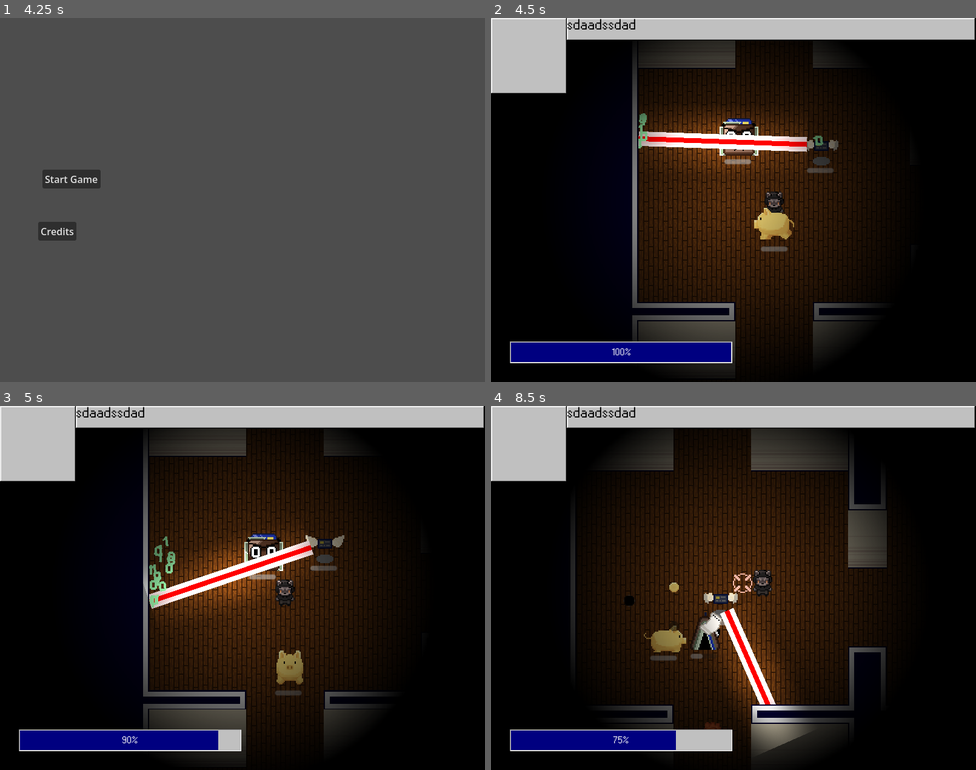
Above: before the commit, frames 1-4 (two rows, left to right).
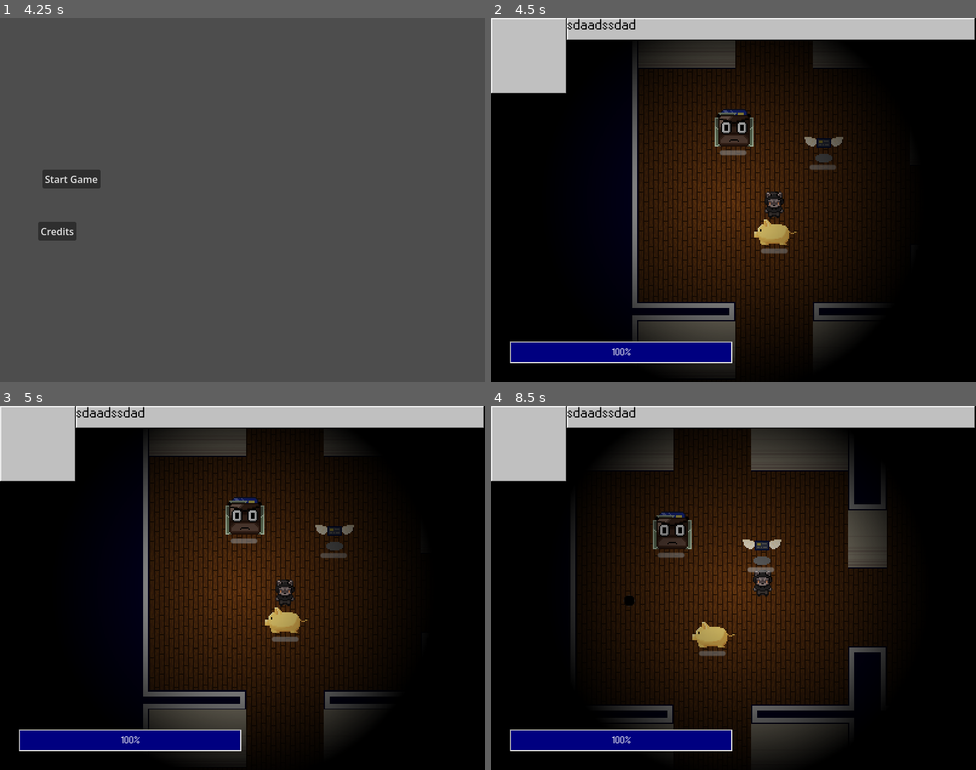
Above: after the commit, the same moments.

Repository: ygda-org/stock-strikers
Game: Godot game, scene res://main/startup_scene.tscn
Same seed, same stepped clock (60 frames per second), same inputs: the game is played once before the commit and once after it. Sound files missing from this copy of the repository are replaced by a short silence.
Inputs (mouse positions are in pixels of both pictures, inside the frame that each line leads up to):
- Up to frame 1 (4.25 s): move the mouse to (349, 181) at 0.52 s; hold D (move_right) 0.53-1.28 s; tap Shift (dodge) at 0.6, 2.1, 3.6 s; tap Enter at 1.25 s; move the mouse to (145, 218) at 1.27 s; hold S (move_down) 1.28-2.03 s; click (145, 218) at 1.35 s; move the mouse to (291, 119) at 2.02 s; hold D (move_right) 2.03-2.78 s; tap Space at 2.75 s; move the mouse to (218, 272) at 2.77 s; hold W (move_up) 2.78-3.53 s; click (218, 272) at 2.85 s; move the mouse to (388, 254) at 3.52 s; hold A (move_left) from 3.53 s (still down)
- Up to frame 2 (4.5 s): release A (move_left) at 4.25 s; click "Start Game" at 4.25 s
- Up to frame 3 (5 s): no input
- Up to frame 4 (8.5 s): move the mouse to (588, 533) at 5.02 s; hold A (move_left) 5.03-5.78 s; click (588, 533) at 5.1 s; move the mouse to (757, 588) at 5.77 s; hold S (move_down) 5.78-6.53 s; tap Shift (dodge) at 5.85, 7.35 s; move the mouse to (660, 497) at 6.52 s; hold D (move_right) 6.53-7.28 s; click (660, 497) at 6.6 s; move the mouse to (840, 569) at 7.27 s; hold W (move_up) 7.28-8.03 s; move the mouse to (636, 606) at 8.02 s; hold D (move_right) from 8.03 s (still down); click (636, 606) at 8.1 s

Frame 1 is identical in both runs. In frame 2, 4.3% of the frame differs, in the area x 30-73%, y 25-65%; in frame 3, 6.2%; in frame 4, 6.2%, in the area x 24-65%, y 29-96%.

Commit message:
opkapokdas

Diff:
--- a/enemies/credit_card/laser/laser_sprite.tscn
+++ b/enemies/credit_card/laser/laser_sprite.tscn
@@ -22,9 +22,8 @@
 position = Vector2(22, 21)
 
 [node name="Line2D" type="Line2D" parent="." unique_id=1373090812]
-visible = false
 material = SubResource("ShaderMaterial_o3cdo")
-points = PackedVector2Array(11, 26, 0, 0, 16, 5, 20, 10, 16, 12)
+points = PackedVector2Array(11, 26, 0, 0, 16, 5, 25, 11, 16, 12)
 width = 1.0
 texture_mode = 1
 round_precision = 1
--- a/enemies/enemy_component.gd
+++ b/enemies/enemy_component.gd
@@ -25,6 +25,15 @@
 	GameState.enemies.append(get_parent())
 	if Upgrade.modifiers.MONEY_ON_KILL in PlayerStats.permanent_upgrades_loaded:
 		money_on_kill *= PlayerStats.permanent_upgrades_loaded[Upgrade.modifiers.MONEY_ON_KILL]
+	disable()
+
+func enable():
+	parent.process_mode = Node.PROCESS_MODE_ALWAYS
+	pass
+
+func disable():
+	parent.process_mode = Node.PROCESS_MODE_DISABLED
+	pass
 
 func _process(delta):
 	if is_knockback:
--- a/globals/game_state.gd
+++ b/globals/game_state.gd
@@ -1,7 +1,17 @@
 extends Node
-var player
+var player : CharacterBody2D
 
 var enemies = []
+
+const CREDIT_CARD = preload("uid://diupkd5kr2tpw")
+const PIGGY_BANK = preload("uid://b73ufdvihi6ks")
+const WALLET = preload("uid://dmtq0eq4tnvrw")
+
+var enemy_rate : Dictionary[Variant, float]= {
+	CREDIT_CARD : 0.5,
+	PIGGY_BANK : 0.1,
+	WALLET : 0.4,
+}
 
 var in_game : bool = false
 
--- a/level/rooms/room.gd
+++ b/level/rooms/room.gd
@@ -9,4 +9,9 @@
 
 @export var north_edge_fix: bool = false
 
-@export var spawns: Array[Vector2]
+@export var spawns: Array[Vector2] = [Vector2(128,128)]
+
+@onready var center : Vector2 = position + Vector2(128,128)
+
+func _process(delta: float) -> void:
+	var sq_dist_to_player := (GameState.player.position - center).length_squared()
--- a/level/rooms/room_for_real/e1.tscn
+++ b/level/rooms/room_for_real/e1.tscn
@@ -7,7 +7,6 @@
 script = ExtResource("1_xp176")
 has_east = true
 north_edge_fix = true
-spawns = Array[Vector2]([Vector2(128, 128)])
 
 [node name="TileMapLayer" type="TileMapLayer" parent="." unique_id=1482999282]
 tile_map_data = PackedByteArray("AAABAAEAAQACAAAAAAABAAIAAQACAAAAAAABAAMAAQACAAAAAAABAAQAAQACAAAAAAABAAUAAQACAAAAAAABAA …(4016 unchanged characters)…
